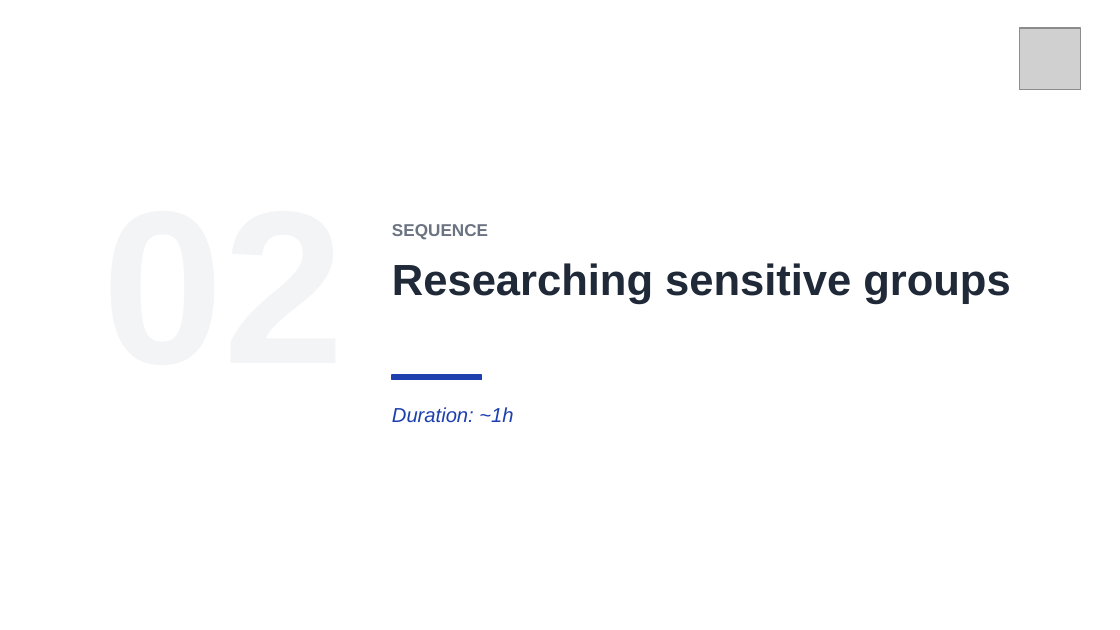
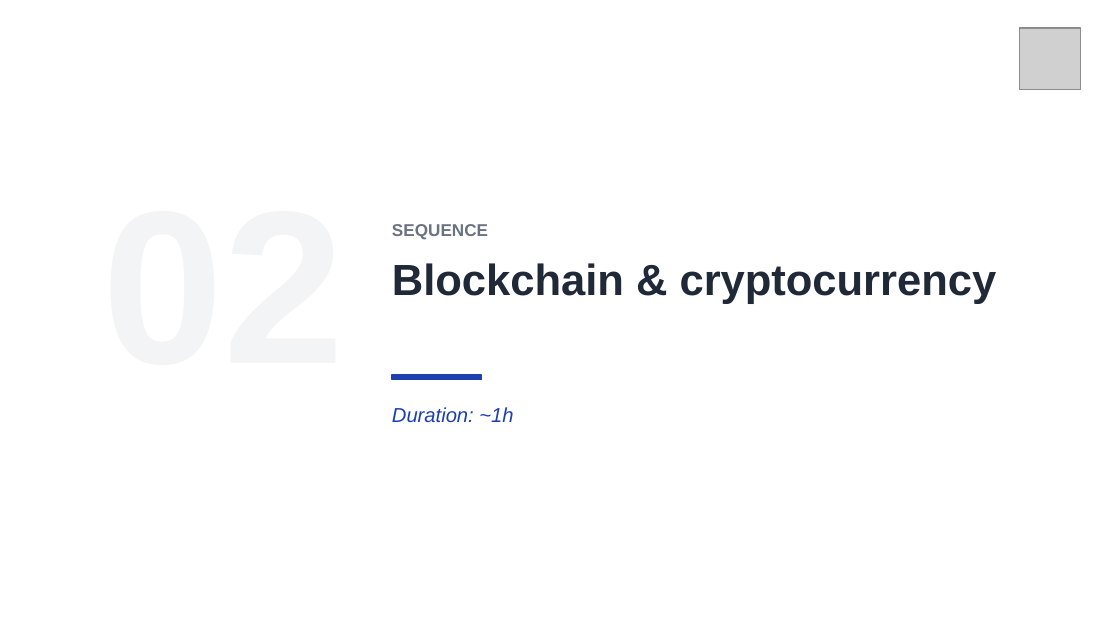
Before and after one commit to clemdepernet/osint-advanced-labs, a slide deck: slide 7 of Day_3/Day_3_Dark_Web_Crypto_And_Capstone.pptx (slide 9 before the commit). Drawn at 1120x630 pixels with LibreOffice and Linux fonts; fonts in the diff are those of the drawing; grey boxes stand for pictures. Boxes give left, top, right and bottom in pixels: in the first picture for what was removed or moved away, otherwise in the second. Text is boxed around its words. In the diff, an @@ line names an element or a change of style, - is before the commit and + after.

Commit message:
Day 3 overhaul: STIX Lab (beginner->expert), deck rebuild, Data Breach -> Day 3
- Rebuild the Day 3 deck around blockchain fundamentals, crypto tracing, STIX & MITRE
  ATT&CK (~1/3 of the deck) and agentic automation; dark web reduced to 2 slides.
- Add Day_3/STIX Lab: build/validate a STIX 2.1 bundle, OSINT->STIX, parallel agents,
  team graph dashboard, n8n workflow, and advanced modules (validate, Admiralty<->STIX,
  diff-monitor, ATT&CK enrichment, OpenCTI/TAXII).
- Add Day_3/Corporate Watch Lab (aggregate CI monitor).
- Move Databreach.pdf from Day 2 to Day 3; drop the Data Breach TP from the Day 2 deck.
- Update the student handbook README and .gitignore.

```diff
--- a/Day_3/Day_3_Dark_Web_Crypto_And_Capstone.pptx
+++ b/Day_3/Day_3_Dark_Web_Crypto_And_Capstone.pptx
@@ text at <box>392,263,997,304</box>: text changed @@
-Researching sensitive groups
+Blockchain & cryptocurrency
```
Also in this commit, not shown: 9 other slides changed, 18 slides added, 14 slides removed, 36 other files.
